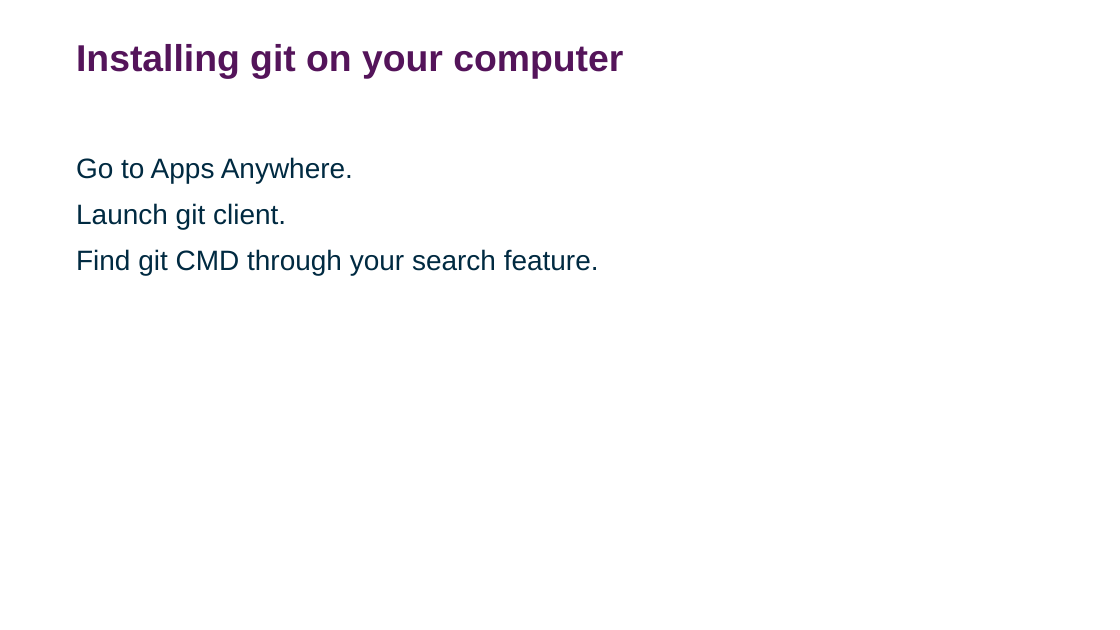
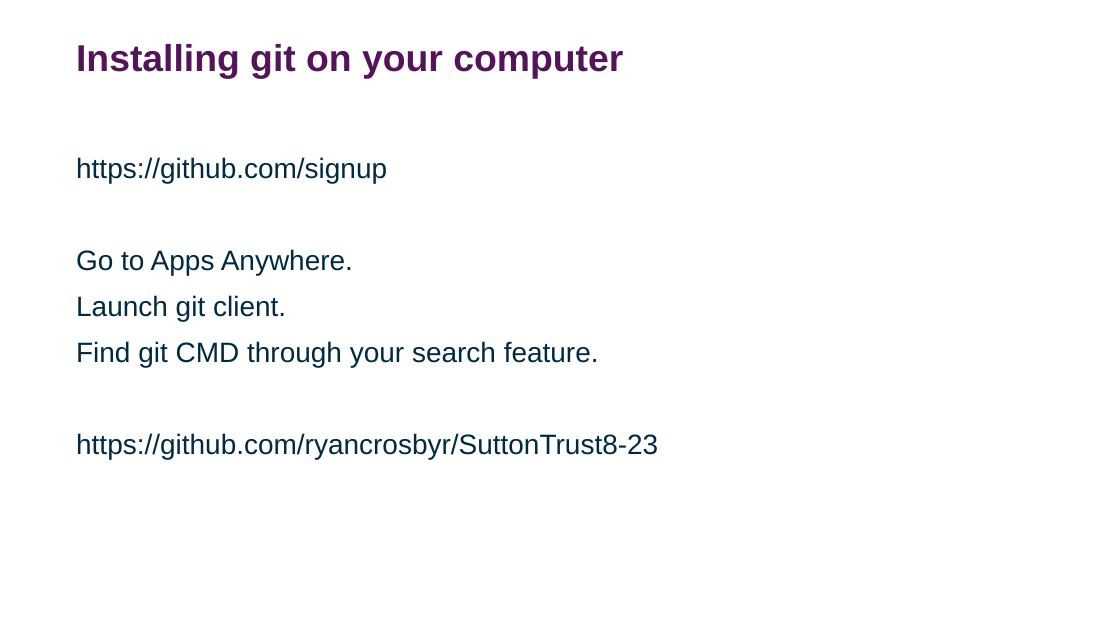
Before and after one commit to ryancrosbyr/SuttonTrust8-23, a slide deck: slide 6 of Introduction to Version Control.pptx. Drawn at 1120x630 pixels with LibreOffice and Linux fonts; fonts in the diff are those of the drawing; background and template pictures are left out. Boxes give left, top, right and bottom in pixels: in the first picture for what was removed or moved away, otherwise in the second. Text is boxed around its words. In the diff, an @@ line names an element or a change of style, - is before the commit and + after.

```diff
--- a/Introduction to Version Control.pptx
+++ b/Introduction to Version Control.pptx
@@ text at bbox=[76, 157, 387, 183]: paragraph added @@
+https://github.com/signup
@@ text at bbox=[76, 433, 658, 459]: paragraph added @@
+https://github.com/ryancrosbyr/SuttonTrust8-23
```
Also in this commit, not shown: 2 other slides changed, 2 slides added, 1 slide removed, 3 other files.
